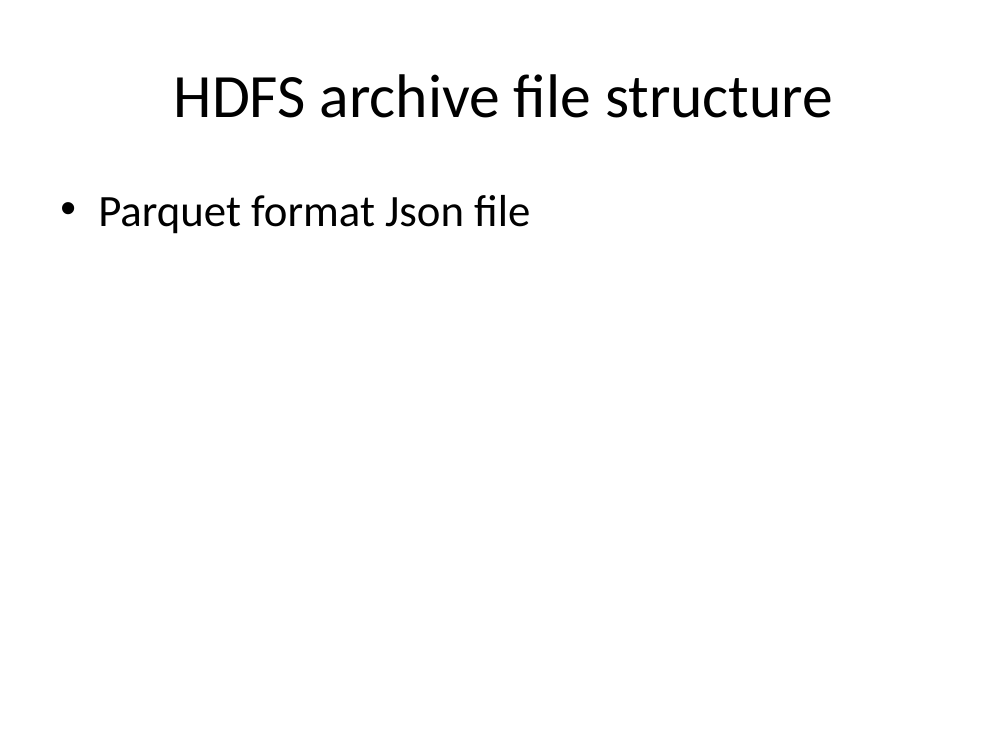
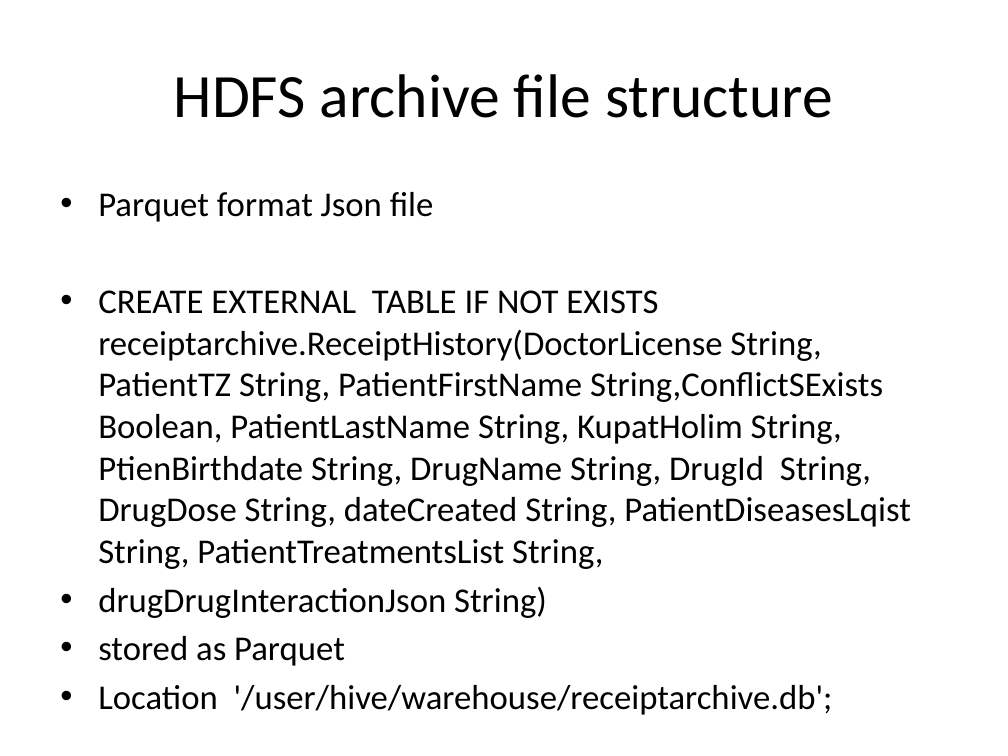
Before and after one commit to katkovOlga/nayaProject, a slide deck: slide 23 of FinalProject.pptx. Drawn at 1008x756 pixels with LibreOffice and Linux fonts; fonts in the diff are those of the drawing. Boxes give left, top, right and bottom in pixels: in the first picture for what was removed or moved away, otherwise in the second. Text is boxed around its words. In the diff, an @@ line names an element or a change of style, - is before the commit and + after.

```diff
--- a/FinalProject.pptx
+++ b/FinalProject.pptx
@@ text at <box>98,192,434,222</box>: size 32 to 24.8 pt in "Parquet format Json file"; less space between paragraphs @@
@@ text at <box>98,290,911,715</box>: paragraphs added @@
+• CREATE EXTERNAL TABLE IF NOT EXISTS receiptarchive.ReceiptHistory(DoctorLicense String, PatientTZ String, PatientFirstName String,ConflictSExists Boolean, PatientLastName String, KupatHolim String, PtienBirthdate String, DrugName String, DrugId String, DrugDose String, dateCreated String, PatientDiseasesLqist String, PatientTreatmentsList String,
+• drugDrugInteractionJson String)
+• stored as Parquet
+• Location '/user/hive/warehouse/receiptarchive.db';
```
Also in this commit, not shown: 5 other slides changed, 1 other file.
